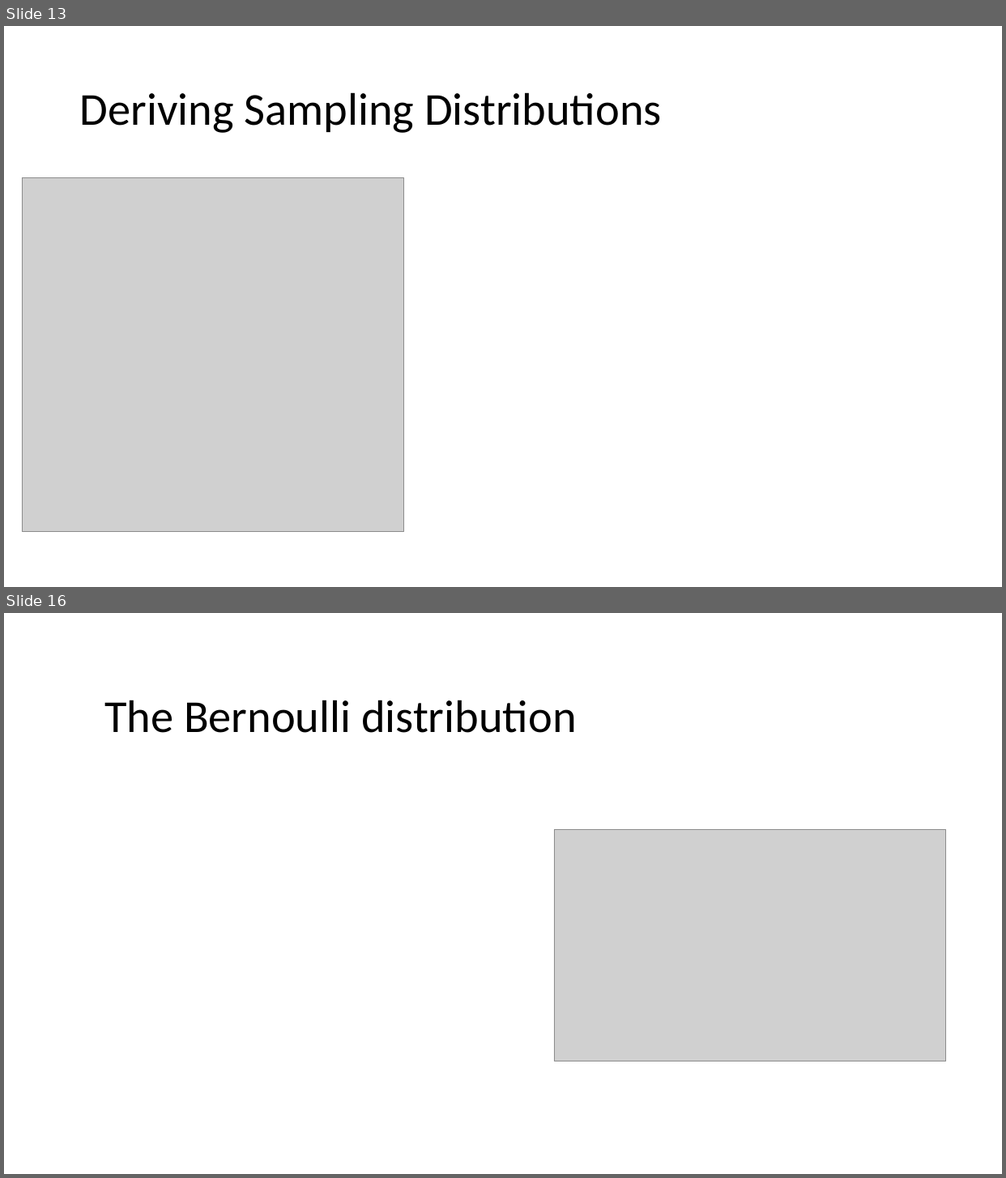
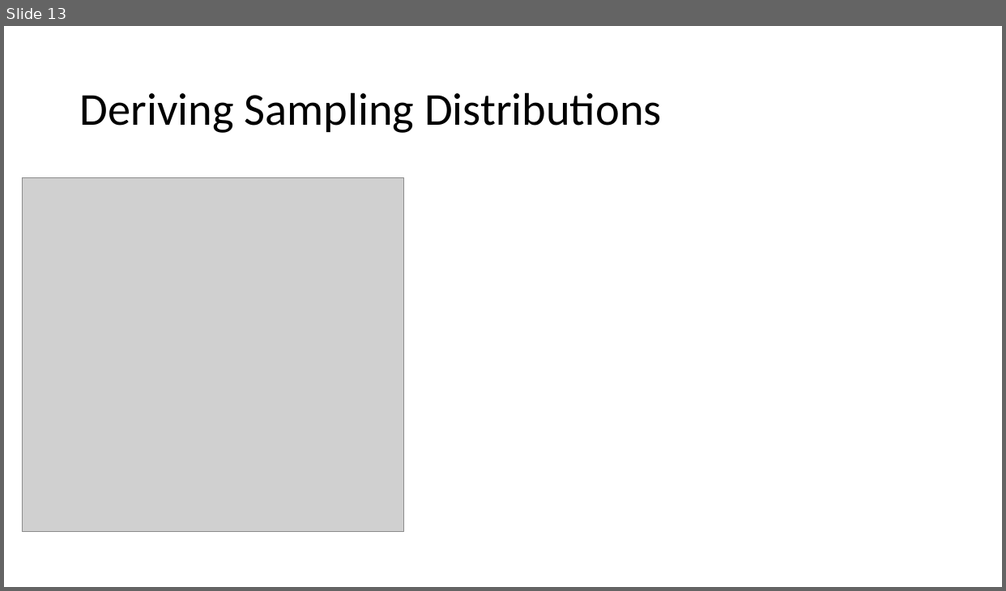
Before and after one commit to Jarred6068/UI_STAT251-03_Spring_2024, a slide deck: docs/lecture_slides/Week 6/Week6_Lecture12_Slides_2_16_2024.pptx. Shown one above the other, each under a label of ours: slides 13 and 16 before the commit, slide 13 after it; the slides between them are not shown. The pictures are 1006x1178 and 1006x591 pixels, drawn with LibreOffice and Linux fonts; fonts in the diff are those of the drawing; grey boxes stand for pictures. Boxes give left, top, right and bottom in pixels: in the first picture for what was removed or moved away, otherwise in the second. Text is boxed around its words. In the diff, an @@ line names an element or a change of style, - is before the commit and + after.

```diff
--- a/docs/lecture_slides/Week 6/Week6_Lecture12_Slides_2_16_2024.pptx
+++ b/docs/lecture_slides/Week 6/Week6_Lecture12_Slides_2_16_2024.pptx
@@ slide 16 removed at (4,613,1002,1174), background #FFFFFF @@
@@ title removed at (104,700,577,733) @@
-The Bernoulli distribution
@@ picture removed at (554,829,947,1062) @@
```
Also in this commit, not shown: 4 other slides removed, 4 other files.
